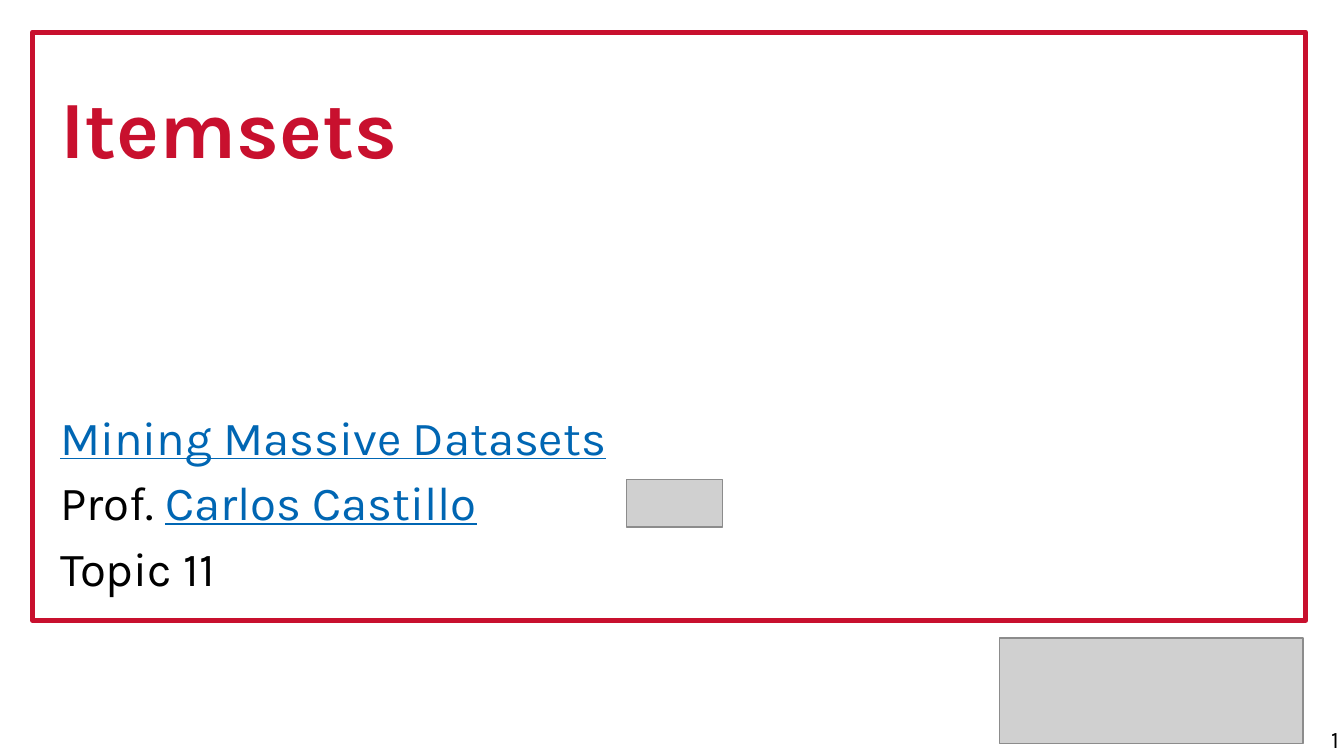
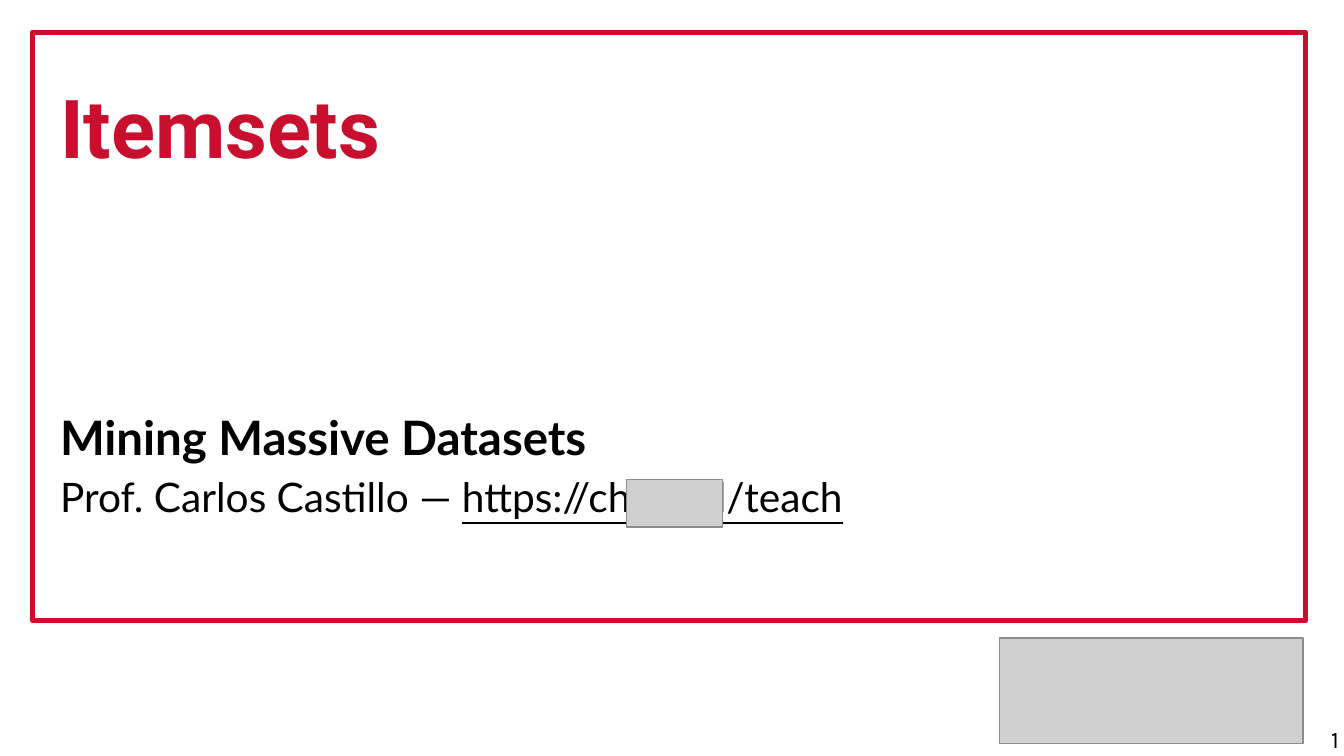
Before and after one commit to marco-calautti/data-mining-course, a slide deck: slide 1 of theory/odp/tt11_itemsets.odp. Drawn at 1344x756 pixels with LibreOffice and Linux fonts; fonts in the diff are those of the drawing; grey boxes stand for pictures. Boxes give left, top, right and bottom in pixels: in the first picture for what was removed or moved away, otherwise in the second. Text is boxed around its words. In the diff, an @@ line names an element or a change of style, - is before the commit and + after.

```diff
--- a/theory/odp/tt11_itemsets.odp
+++ b/theory/odp/tt11_itemsets.odp
@@ text at (60, 100, 586, 464): font Karla to Roboto in "Itemsets"; font Karla to Lato, text colour #0066B3 to #000000, bold on, underline off in "Mining Massive Datasets" @@
@@ text at (60, 479, 843, 521): text changed; size 28 to 24 pt; font Karla to Lato; text colour #0066B3 to #000000 @@
-Prof. Carlos Castillo
-Topic 11
+Prof. Carlos Castillo — https://chato.cl/teach
```
Also in this commit, not shown: 24 other slides changed, 48 other files.
